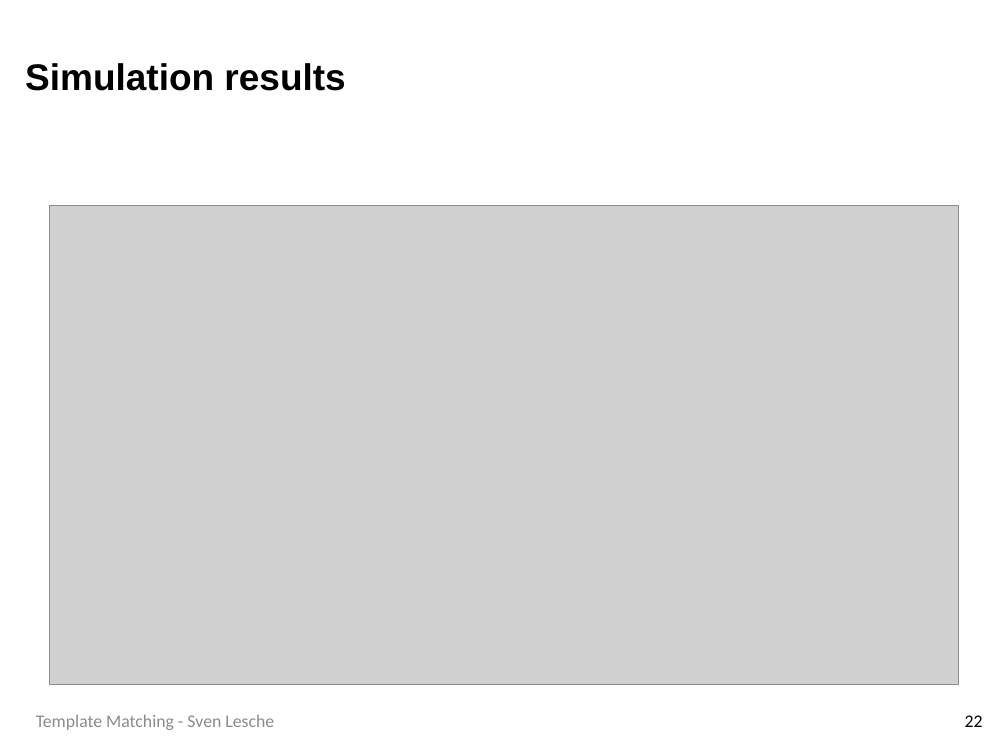
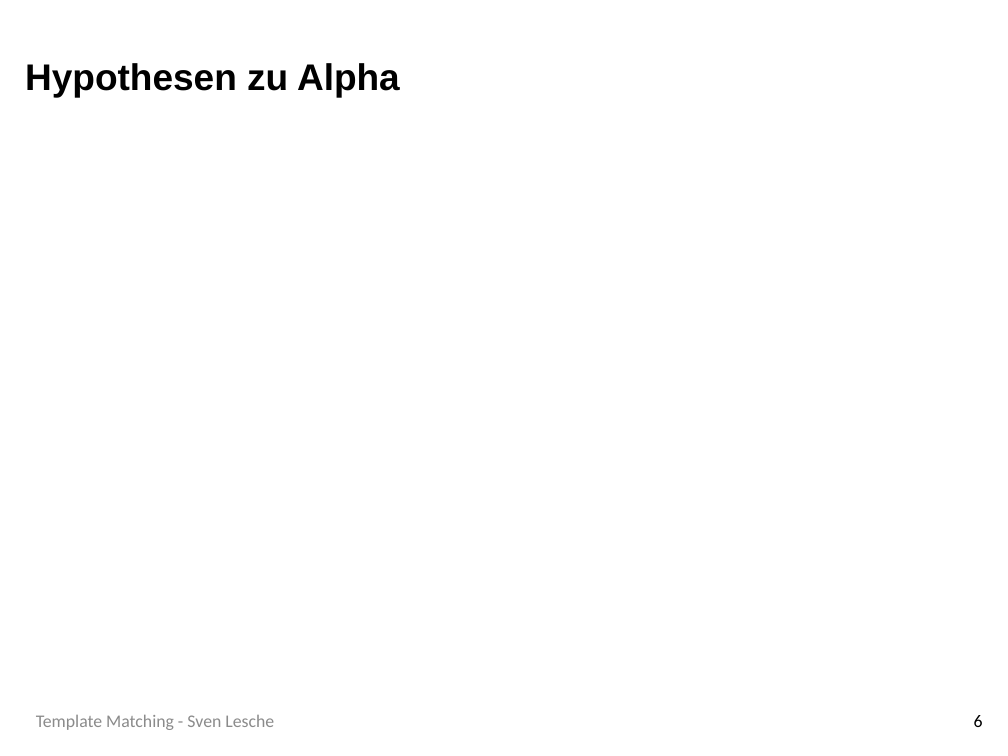
Before and after one commit to SLesche/levy-intelligence, a slide deck: slide 6 of presentations/levy_presentation.pptx (slide 22 before the commit). Drawn at 1008x756 pixels with LibreOffice and Linux fonts; fonts in the diff are those of the drawing; grey boxes stand for pictures; background and template pictures are left out. Boxes give left, top, right and bottom in pixels: in the first picture for what was removed or moved away, otherwise in the second. Text is boxed around its words. In the diff, an @@ line names an element or a change of style, - is before the commit and + after.

```diff
--- a/presentations/levy_presentation.pptx
+++ b/presentations/levy_presentation.pptx
@@ title at box(25, 63, 400, 97): text changed @@
-Simulation results
+Hypothesen zu Alpha
@@ picture removed at box(49, 206, 958, 685) @@
@@ page number at box(974, 715, 983, 727): text changed @@
-22
+6
```
Also in this commit, not shown: 13 other slides changed, 3 slides added, 26 slides removed.
